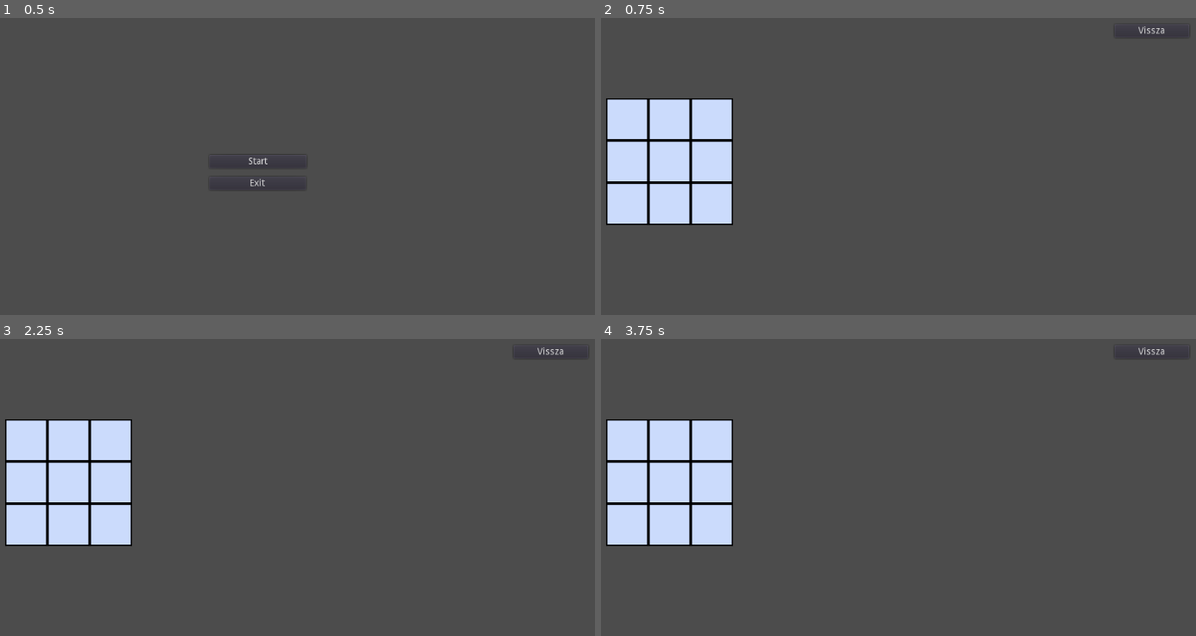
Above: before the commit, frames 1-4 (two rows, left to right).
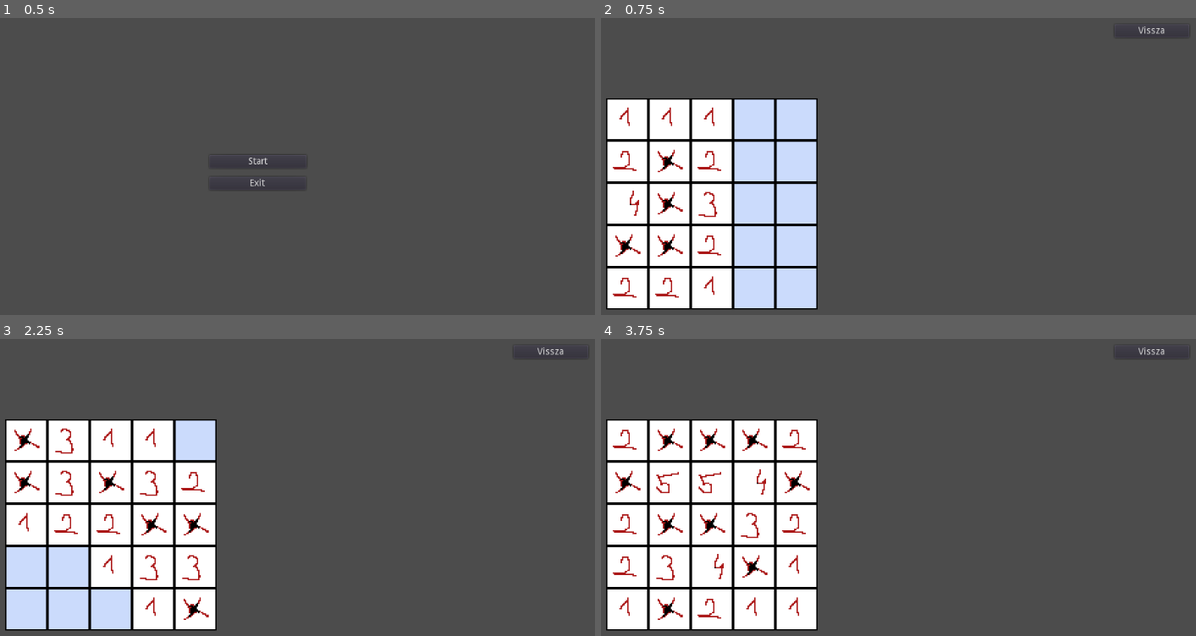
Above: after the commit, the same moments.

Repository: Gellifree/DigItAround
Game: Godot game, scene res://Scenes & Scripts/Main.tscn
Same seed, same stepped clock (60 frames per second), same inputs: the game is played once before the commit and once after it.
Inputs:
- Up to frame 1 (0.5 s): no input
- Up to frame 2 (0.75 s): click "Start" at 0.5 s
- Up to frame 3 (2.25 s): click "Vissza" at 1.25 s; click "Start" at 2 s
- Up to frame 4 (3.75 s): click "Vissza" at 2.75 s; click "Start" at 3.5 s

Frame 1 is identical in both runs. In frame 2, 24% of the frame differs, in the area x 0-37%, y 27-99%; in frame 3, 24%; in frame 4, 24%.

Commit message:
Felfedér algoritmusának elkészítése

Diff:
--- a/GodotSweeper/Scenes & Scripts/PlayGround.tscn
+++ b/GodotSweeper/Scenes & Scripts/PlayGround.tscn
@@ -4,11 +4,39 @@
 [ext_resource path="res://Images/first_tileset.png" type="Texture" id=2]
 
 [sub_resource type="TileSet" id=1]
+0/name = "first_tileset.png 0"
+0/texture = ExtResource( 2 )
+0/tex_offset = Vector2( 0, 0 )
+0/modulate = Color( 1, 1, 1, 1 )
+0/region = Rect2( 32, 64, 32, 32 )
+0/tile_mode = 0
+0/occluder_offset = Vector2( 0, 0 )
+0/navigation_offset = Vector2( 0, 0 )
+0/shape_offset = Vector2( 0, 0 )
+0/shape_transform = Transform2D( 1, 0, 0, 1, 0, 0 )
+0/shape_one_way = false
+0/shape_one_way_margin = 0.0
+0/shapes = [  ]
+0/z_index = 0
+1/name = "first_tileset.png 1"
+1/texture = ExtResource( 2 )
+1/tex_offset = Vector2( 0, 0 )
+1/modulate = Color( 1, 1, 1, 1 )
+1/region = Rect2( 32, 0, 32, 32 )
+1/tile_mode = 0
+1/occluder_offset = Vector2( 0, 0 )
+1/navigation_offset = Vector2( 0, 0 )
+1/shape_offset = Vector2( 0, 0 )
+1/shape_transform = Transform2D( 1, 0, 0, 1, 0, 0 )
+1/shape_one_way = false
+1/shape_one_way_margin = 0.0
+1/shapes = [  ]
+1/z_index = 0
 2/name = "first_tileset.png 2"
 2/texture = ExtResource( 2 )
 2/tex_offset = Vector2( 0, 0 )
 2/modulate = Color( 1, 1, 1, 1 )
-2/region = Rect2( 0, 0, 32, 32 )
+2/region = Rect2( 64, 0, 32, 32 )
 2/tile_mode = 0
 2/occluder_offset = Vector2( 0, 0 )
 2/navigation_offset = Vector2( 0, 0 )
@@ -22,7 +50,7 @@
 3/texture = ExtResource( 2 )
 3/tex_offset = Vector2( 0, 0 )
 3/modulate = Color( 1, 1, 1, 1 )
-3/region = Rect2( 32, 0, 32, 32 )
+3/region = Rect2( 96, 0, 32, 32 )
 3/tile_mode = 0
 3/occluder_offset = Vector2( 0, 0 )
 3/navigation_offset = Vector2( 0, 0 )
@@ -36,7 +64,7 @@
 4/texture = ExtResource( 2 )
 4/tex_offset = Vector2( 0, 0 )
 4/modulate = Color( 1, 1, 1, 1 )
-4/region = Rect2( 64, 0, 32, 32 )
+4/region = Rect2( 0, 32, 32, 32 )
 4/tile_mode = 0
 4/occluder_offset = Vector2( 0, 0 )
 4/navigation_offset = Vector2( 0, 0 )
@@ -50,7 +78,7 @@
 5/texture = ExtResource( 2 )
 5/tex_offset = Vector2( 0, 0 )
 5/modulate = Color( 1, 1, 1, 1 )
-5/region = Rect2( 96, 0, 32, 32 )
+5/region = Rect2( 32, 32, 32, 32 )
 5/tile_mode = 0
 5/occluder_offset = Vector2( 0, 0 )
 5/navigation_offset = Vector2( 0, 0 )
@@ -64,7 +92,7 @@
 6/texture = ExtResource( 2 )
 6/tex_offset = Vector2( 0, 0 )
 6/modulate = Color( 1, 1, 1, 1 )
-6/region = Rect2( 0, 32, 32, 32 )
+6/region = Rect2( 64, 32, 32, 32 )
 6/tile_mode = 0
 6/occluder_offset = Vector2( 0, 0 )
 6/navigation_offset = Vector2( 0, 0 )
@@ -78,7 +106,7 @@
 7/texture = ExtResource( 2 )
 7/tex_offset = Vector2( 0, 0 )
 7/modulate = Color( 1, 1, 1, 1 )
-7/region = Rect2( 32, 32, 32, 32 )
+7/region = Rect2( 96, 32, 32, 32 )
 7/tile_mode = 0
 7/occluder_offset = Vector2( 0, 0 )
 7/navigation_offset = Vector2( 0, 0 )
@@ -92,7 +120,7 @@
 8/texture = ExtResource( 2 )
 8/tex_offset = Vector2( 0, 0 )
 8/modulate = Color( 1, 1, 1, 1 )
-8/region = Rect2( 64, 32, 32, 32 )
+8/region = Rect2( 0, 64, 32, 32 )
 8/tile_mode = 0
 8/occluder_offset = Vector2( 0, 0 )
 8/navigation_offset = Vector2( 0, 0 )
@@ -106,7 +134,7 @@
 9/texture = ExtResource( 2 )
 9/tex_offset = Vector2( 0, 0 )
 9/modulate = Color( 1, 1, 1, 1 )
-9/region = Rect2( 96, 32, 32, 32 )
+9/region = Rect2( 0, 0, 32, 32 )
 9/tile_mode = 0
 9/occluder_offset = Vector2( 0, 0 )
 9/navigation_offset = Vector2( 0, 0 )
@@ -120,7 +148,7 @@
 10/texture = ExtResource( 2 )
 10/tex_offset = Vector2( 0, 0 )
 10/modulate = Color( 1, 1, 1, 1 )
-10/region = Rect2( 0, 64, 32, 32 )
+10/region = Rect2( 64, 64, 32, 32 )
 10/tile_mode = 0
 10/occluder_offset = Vector2( 0, 0 )
 10/navigation_offset = Vector2( 0, 0 )
@@ -134,7 +162,7 @@
 11/texture = ExtResource( 2 )
 11/tex_offset = Vector2( 0, 0 )
 11/modulate = Color( 1, 1, 1, 1 )
-11/region = Rect2( 32, 64, 32, 32 )
+11/region = Rect2( 96, 64, 32, 32 )
 11/tile_mode = 0
 11/occluder_offset = Vector2( 0, 0 )
 11/navigation_offset = Vector2( 0, 0 )
@@ -144,34 +172,6 @@
 11/shape_one_way_margin = 0.0
 11/shapes = [  ]
 11/z_index = 0
-12/name = "first_tileset.png 12"
-12/texture = ExtResource( 2 )
-12/tex_offset = Vector2( 0, 0 )
-12/modulate = Color( 1, 1, 1, 1 )
-12/region = Rect2( 64, 64, 32, 32 )
-12/tile_mode = 0
-12/occluder_offset = Vector2( 0, 0 )
-12/navigation_offset = Vector2( 0, 0 )
-12/shape_offset = Vector2( 0, 0 )
-12/shape_transform = Transform2D( 1, 0, 0, 1, 0, 0 )
-12/shape_one_way = false
-12/shape_one_way_margin = 0.0
-12/shapes = [  ]
-12/z_index = 0
-13/name = "first_tileset.png 13"
-13/texture = ExtResource( 2 )
-13/tex_offset = Vector2( 0, 0 )
-13/modulate = Color( 1, 1, 1, 1 )
-13/region = Rect2( 96, 64, 32, 32 )
-13/tile_mode = 0
-13/occluder_offset = Vector2( 0, 0 )
-13/navigation_offset = Vector2( 0, 0 )
-13/shape_offset = Vector2( 0, 0 )
-13/shape_transform = Transform2D( 1, 0, 0, 1, 0, 0 )
-13/shape_one_way = false
-13/shape_one_way_margin = 0.0
-13/shapes = [  ]
-13/z_index = 0
 
 [node name="PlayGround" type="Control"]
 anchor_right = 1.0
--- a/GodotSweeper/Scenes & Scripts/PlayGroundScene.gd
+++ b/GodotSweeper/Scenes & Scripts/PlayGroundScene.gd
@@ -1,8 +1,13 @@
 extends Control
 
 var rngen = RandomNumberGenerator.new()
+var alive = true
 
-func generateMap(map, size):
+var map = []
+var bombCount = []
+var firstClick = 0
+
+func generateMap(size):
 	#Generáljunk le egy pályát
 
 	#Töltsük fel nullákkal
@@ -16,7 +21,7 @@
 	for i in range(size):
 		for j in range(size):
 			var rnd = rngen.randf_range(0, 100)
-			if(rnd > 70):
+			if(rnd > 80):
 				map[i][j] = 1
 		print(map[i])
 
@@ -24,10 +29,10 @@
 func setTileMap(size):
 	for i in range(size):
 		for j in range(size):
-			$PlayableTiles.set_cell(i,j,11)
+			$PlayableTiles.set_cell(i,j,9)
 
 
-func validBorders(map, point):
+func validBorders(point):
 	#Nézzük meg egy elemnek mik a valóságos őt körülvevő blokkok egy mátrixban
 	#Például egy sarok elemnek csak 3 valódi körülötte lévő blokkja van.
 	var result = []
@@ -72,7 +77,7 @@
 	for i in range(map.size()):
 		var sumList = []
 		for j in range(map.size()):
-			sumList = validBorders(map, [i ,j])
+			sumList = validBorders([i ,j])
 			#print("Szumlist: ",sumList)
 			#Ezek azok a koordináták, ahol az otlévő adatokat összekell adni
 			var summableList = []
@@ -81,16 +86,28 @@
 			bombCount[i][j] = sumData(summableList)
 		print(bombCount[i])
 
+
+func Reveal():
+	for i in range(map.size()):
+		for j in range(map.size()):
+			if(map[i][j] == 1):
+				$PlayableTiles.set_cell(j,i,11)
+				pass
+			else:
+				$PlayableTiles.set_cell(j,i,bombCount[i][j])
+				#if(bombCount[i][j] == 0):
+				#	$PlayableTiles.set_cell(j, i, 9)
+				pass
+
 # Called when the node enters the scene tree for the first time.
 func _ready():
 	#Töltsük ki a játékteret
-	setTileMap(3)
+	setTileMap(5)
 	#Hozzuk létre a pályát, ami tárolja hogy hol vannak a bombák
-	var map = []
-	var bombCount = []
-	generateMap(map, 3)
+
+	generateMap(5)
 	generateBombCount(map, bombCount)
-
+	Reveal()
 	pass
 
 
